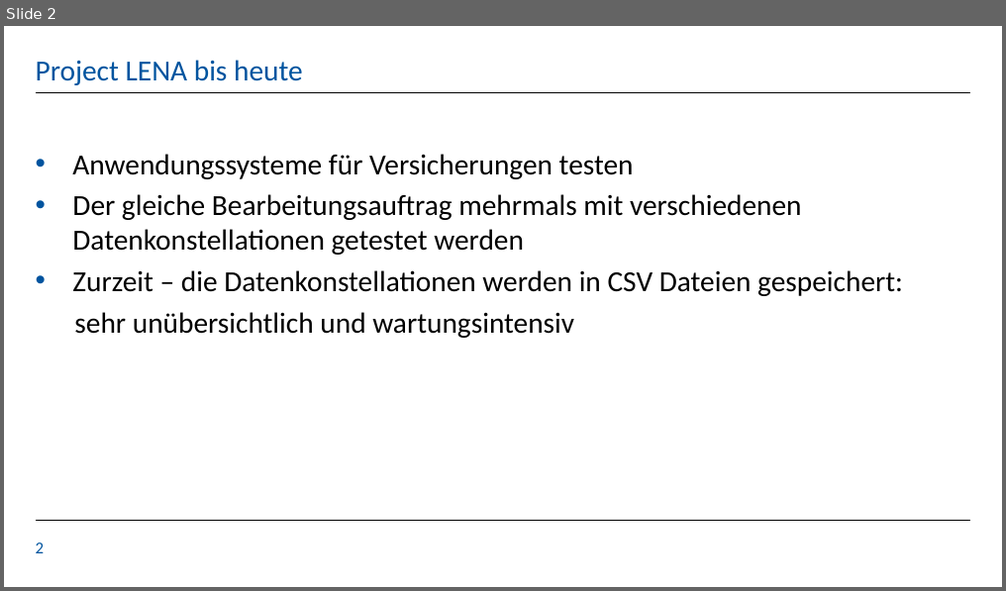
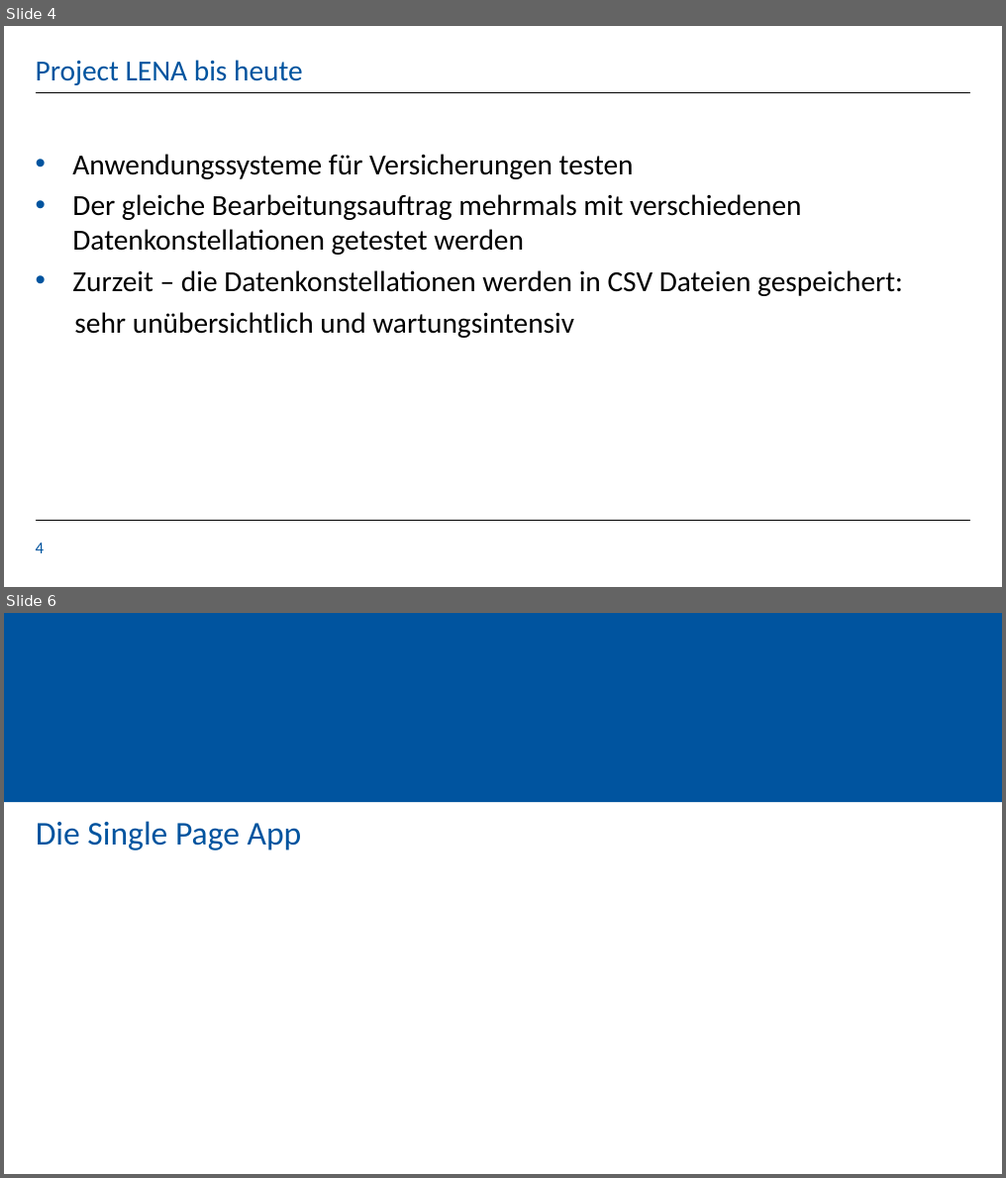
Before and after one commit to KaloyanT/gdis_test_suite, a slide deck: finalPresentationFiles/GDIS_Final_Presentation.pptx. Shown one above the other, each under a label of ours: slide 2 before the commit, slides 4 and 6 after it; the slides between them are not shown. The pictures are 1006x591 and 1006x1178 pixels, drawn with LibreOffice and Linux fonts; fonts in the diff are those of the drawing; background and template pictures are left out. Boxes give left, top, right and bottom in pixels: in the first picture for what was removed or moved away, otherwise in the second. Text is boxed around its words. In the diff, an @@ line names an element or a change of style, - is before the commit and + after.

```diff
--- a/finalPresentationFiles/GDIS_Final_Presentation.pptx
+++ b/finalPresentationFiles/GDIS_Final_Presentation.pptx
@@ slide 6 added at (x1=4, y1=613, x2=1002, y2=1174), background #FFFFFF @@
@@ rectangle added at (x1=4, y1=613, x2=1002, y2=802), fill #00549F @@
@@ title added at (x1=36, y1=821, x2=302, y2=851), 32 pt, text #00549F @@
+Die Single Page App
@@ what was slide 2 is now slide 4 @@
@@ page number at (x1=36, y1=543, x2=44, y2=554): text changed @@
-2
+4
```
Also in this commit, not shown: 4 slides changed, 6 other slides added, 5 slides removed.
